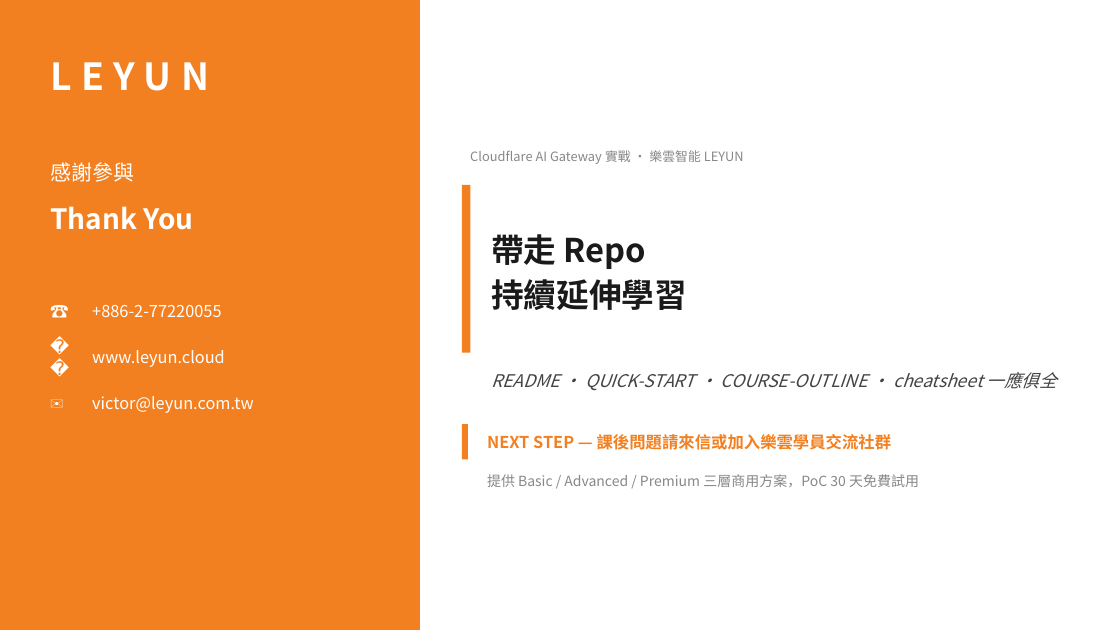
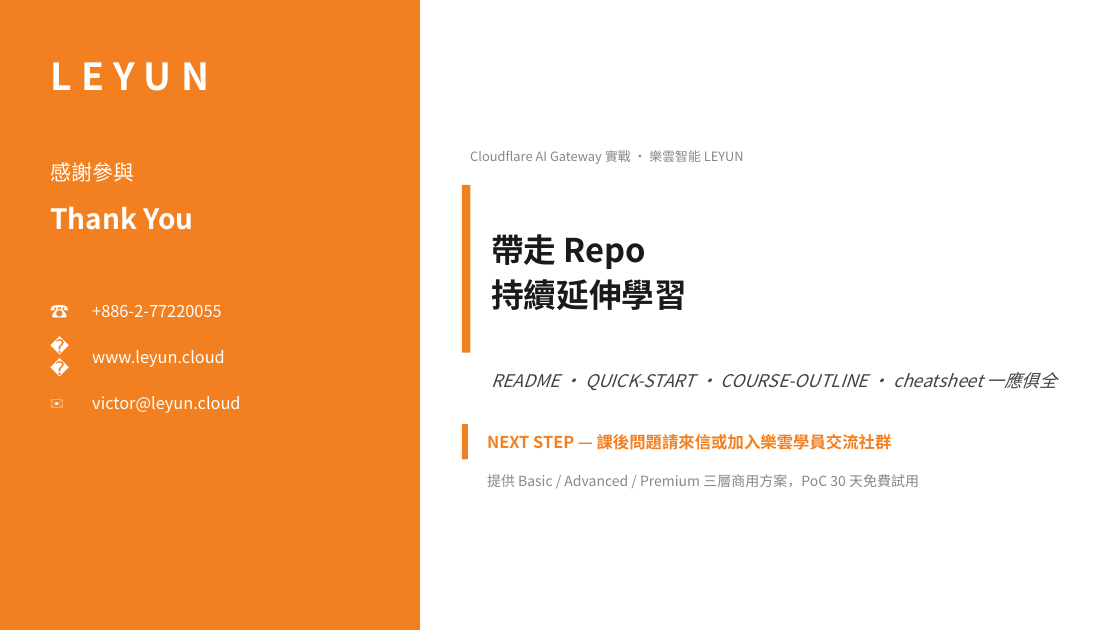
Before and after one commit to victor-workspace/cloudflare-aigw-course, a slide deck: slide 14 of slides/aigw-course.pptx. Drawn at 1120x630 pixels with LibreOffice and Linux fonts; fonts in the diff are those of the drawing. Boxes give left, top, right and bottom in pixels: in the first picture for what was removed or moved away, otherwise in the second. Text is boxed around its words. In the diff, an @@ line names an element or a change of style, - is before the commit and + after.

Commit message:
Fix Phase Plan slide + update contact email
- addPhasePlanSlide expected tasks[] not items[], and num not label.
  Without these, the 4-step bullet content was silently dropped,
  leaving only headers + milestone footers visible.
- Update Victor's contact email from victor@leyun.com.tw to
  victor@leyun.cloud in both course slide generators.

Phase Plan slide now has 54 shapes (was 38); all 16 task bullets
(4 phases × 4 tasks) render correctly.

```diff
--- a/slides/aigw-course.pptx
+++ b/slides/aigw-course.pptx
@@ text at (92, 396, 240, 413): text changed @@
-victor@leyun.com.tw
+victor@leyun.cloud
```
Also in this commit, not shown: 2 other slides changed, 1 other file.
